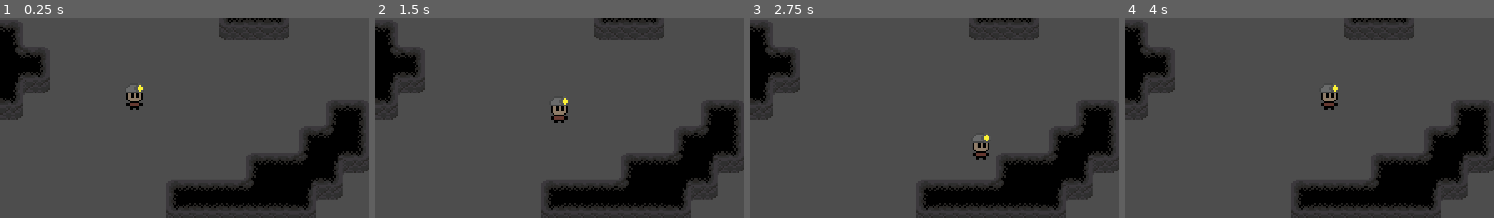
Above: before the commit, frames 1-4 (left to right).
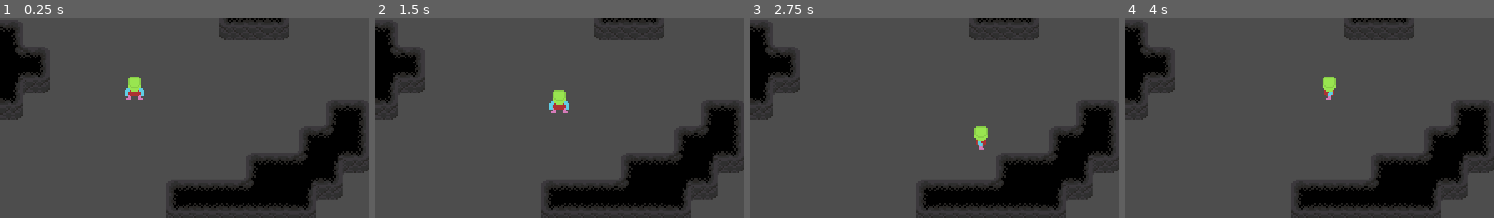
Above: after the commit, the same moments.

Repository: ethanbaedke/Mining-Game
Game: Godot game, scene res://mine_level.tscn
Same seed, same stepped clock (60 frames per second), same inputs: the game is played once before the commit and once after it.
Inputs:
- Up to frame 1 (0.25 s): no input
- Up to frame 2 (1.5 s): tap Enter at 0.5 s; hold D (move_right) 0.53-1.28 s; hold Down (move_down) from 1.28 s (still down)
- Up to frame 3 (2.75 s): release Down (move_down) at 2.03 s; hold D (move_right) from 2.03 s (still down)
- Up to frame 4 (4 s): release D (move_right) at 2.78 s; hold Up (move_up) 2.78-3.53 s; hold Left (move_left) from 3.53 s (still down)
The pictures show only the part of the screen within x 32-82%, y 28-78%; the shares and areas given below are measured in that part.

The runs differ from the first frame. In frame 1, 0.6% of the frame differs, in the area x 33-40%, y 29-46%; in frame 2, 0.7%, in the area x 47-53%, y 36-53%; in frame 3, 0.6%; in frame 4, 0.6%.

Commit message:
Updated miner sprite and code
Added a sprite for each of the four directions the miner could face and code to set these sprites during movement.

Diff:
--- a/mining-game/player_character.gd
+++ b/mining-game/player_character.gd
@@ -1,4 +1,11 @@
 class_name PlayerCharacter extends CharacterBody2D
+
+@onready var _sprite_2d:Sprite2D = $Sprite2D
+
+const PI_OVER_FOUR:float = PI * 0.25
+const THREE_PI_OVER_FOUR:float = (PI * 3.0) * 0.25
+const FIVE_PI_OVER_FOUR:float = (PI * 5.0) * 0.25
+const SEVEN_PI_OVER_FOUR:float = (PI * 7.0) * 0.25
 
 const MOVE_SPEED:int = 40
 
@@ -12,4 +19,35 @@
 	# Normalize input to ensure diagonal movement is the same speed as lateral movement
 	self.velocity = input.normalized() * MOVE_SPEED
 
+	_update_sprite_direction()
+
 	move_and_slide()
+
+# Updates the direction the sprite is facing based on the players velocity
+func _update_sprite_direction() -> void:
+
+	if (velocity.is_zero_approx()):
+		return
+
+	# This puts our angle in the range (0, 2*PI), starting at PI on the unit circle, going counter-clockwise
+	var angle:float = self.velocity.angle() + PI
+
+	# Slightly widen our left and right margins to force diagonal movement to be displayed horizontally
+	const WIDEN_MODIFIER:float = 0.0000001 # This value was derived through testing
+	const LEFT_MARGIN_START:float = SEVEN_PI_OVER_FOUR - WIDEN_MODIFIER
+	const DOWN_MARGIN_START:float = FIVE_PI_OVER_FOUR + WIDEN_MODIFIER
+	const RIGHT_MARGIN_START:float = THREE_PI_OVER_FOUR - WIDEN_MODIFIER
+	const UP_MARGIN_START:float = PI_OVER_FOUR + WIDEN_MODIFIER
+
+	# Our angle calculation above makes it easy for us to check which direction we should face
+	var atlas_texture:AtlasTexture = _sprite_2d.texture
+	if (angle > LEFT_MARGIN_START):
+		atlas_texture.region.position.x = 32.0
+	elif (angle > DOWN_MARGIN_START):
+		atlas_texture.region.position.x = 0.0
+	elif (angle > RIGHT_MARGIN_START):
+		atlas_texture.region.position.x = 16.0
+	elif (angle > UP_MARGIN_START):
+		atlas_texture.region.position.x = 48.0
+	else:
+		atlas_texture.region.position.x = 32.0
--- a/mining-game/player_character.tscn
+++ b/mining-game/player_character.tscn
@@ -1,18 +1,22 @@
 [gd_scene format=3 uid="uid://c3udix1j1wkol"]
 
-[ext_resource type="Texture2D" uid="uid://b0vngc85lf22u" path="res://miner_sprite.png" id="1_02ohv"]
 [ext_resource type="Script" uid="uid://cpqv37dfgky3o" path="res://player_character.gd" id="1_5up26"]
+[ext_resource type="Texture2D" uid="uid://dc8r8ngme068b" path="res://miner_spritesheet.png" id="2_5up26"]
 
 [sub_resource type="RectangleShape2D" id="RectangleShape2D_02ohv"]
-size = Vector2(10, 4)
+size = Vector2(8, 4)
+
+[sub_resource type="AtlasTexture" id="AtlasTexture_5up26"]
+atlas = ExtResource("2_5up26")
+region = Rect2(0, 0, 16, 16)
 
 [node name="PlayerCharacter" type="CharacterBody2D" unique_id=278383639]
 motion_mode = 1
 script = ExtResource("1_5up26")
 
 [node name="CollisionShape2D" type="CollisionShape2D" parent="." unique_id=1247501270]
-position = Vector2(0, 6)
 shape = SubResource("RectangleShape2D_02ohv")
 
-[node name="Sprite2D" type="Sprite2D" parent="." unique_id=776150310]
-texture = ExtResource("1_02ohv")
+[node name="Sprite2D" type="Sprite2D" parent="." unique_id=493652060]
+position = Vector2(0, -5)
+texture = SubResource("AtlasTexture_5up26")
Binary file removed: mining-game/miner_sprite.png
Binary file added: mining-game/miner_spritesheet.png
Not shown, changed: mining-game/miner_spritesheet.png.import
Not shown, added: Aseprite/general_character_spritesheet.aseprite
